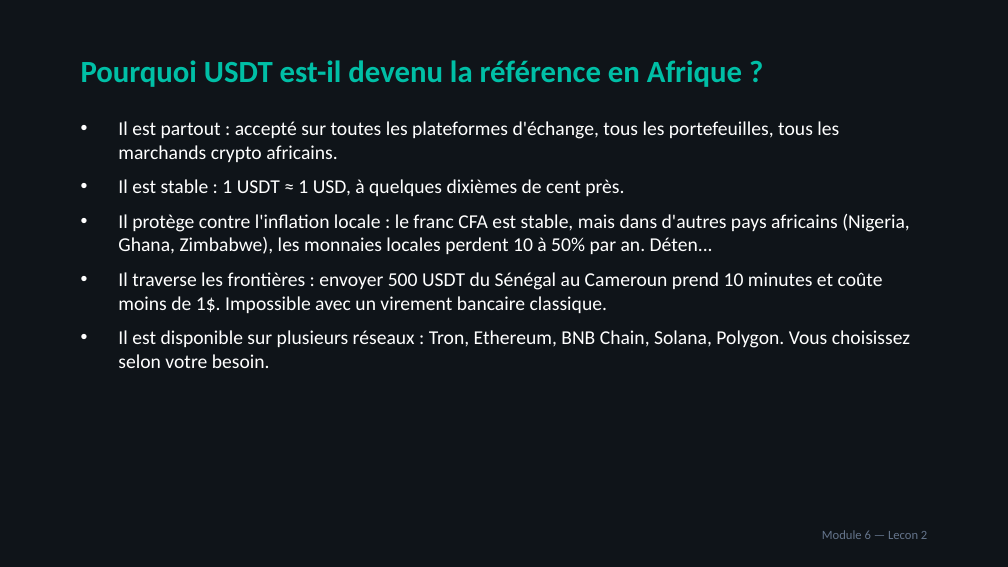
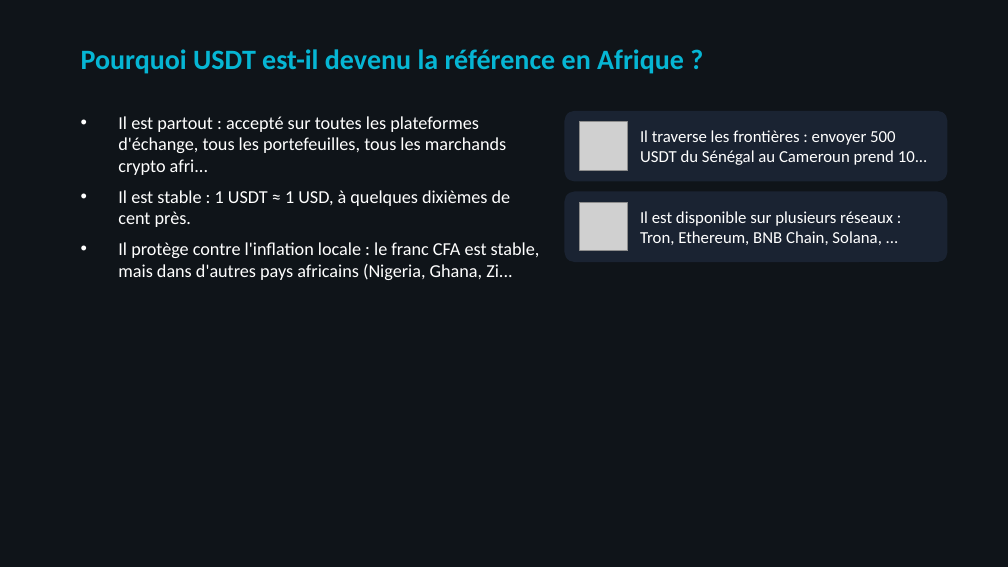
Before and after one commit to ooble27/acheter-tether-avec-terex, a slide deck: slide 11 of public/course-materials/pptx/Module-06-Les-stablecoins-USDT-pourquoi-cest-utile.pptx. Drawn at 1008x567 pixels with LibreOffice and Linux fonts; fonts in the diff are those of the drawing; grey boxes stand for pictures. Boxes give left, top, right and bottom in pixels: in the first picture for what was removed or moved away, otherwise in the second. Text is boxed around its words. In the diff, an @@ line names an element or a change of style, - is before the commit and + after.

```diff
--- a/public/course-materials/pptx/Module-06-Les-stablecoins-USDT-pourquoi-cest-utile.pptx
+++ b/public/course-materials/pptx/Module-06-Les-stablecoins-USDT-pourquoi-cest-utile.pptx
@@ text "Pourquoi USDT est-il devenu la ...": place and size @@
-text "Pourquoi USDT est-il devenu la ..." at [81, 60, 742, 87]
+text "Pourquoi USDT est-il devenu la ..." at [81, 49, 684, 74]
@@ text "Pourquoi USDT est-il devenu la ..." at [81, 49, 684, 74]: size 22 to 20 pt, text colour #00BFA6 to #06B6D4 @@
@@ text at [118, 116, 506, 175]: text changed; size 14 to 13 pt @@
-• Il est partout : accepté sur toutes les plateformes d'échange, tous les portefeuilles, tous les marchands crypto africains.
+• Il est partout : accepté sur toutes les plateformes d'échange, tous les portefeuilles, tous les marchands crypto afri...
@@ rounded rectangle added at [564, 111, 948, 181], fill #1A2332 @@
@@ picture added at [580, 122, 628, 170] @@
@@ text added at [640, 130, 928, 165], 12 pt, text #FFFFFF @@
+Il traverse les frontières : envoyer 500 USDT du Sénégal au Cameroun prend 10...
@@ text at [118, 190, 511, 227]: size 14 to 13 pt in "Il est stable : 1 USDT ≈ ..."; less space between paragraphs @@
@@ rounded rectangle added at [564, 192, 948, 262], fill #1A2332 @@
@@ picture added at [580, 203, 628, 251] @@
@@ text added at [640, 211, 893, 245], 12 pt, text #FFFFFF @@
+Il est disponible sur plusieurs réseaux : Tron, Ethereum, BNB Chain, Solana, ...
@@ text at [118, 242, 540, 280]: text changed; size 14 to 13 pt @@
-• Il protège contre l'inflation locale : le franc CFA est stable, mais dans d'autres pays africains (Nigeria, Ghana, Zimbabwe), les monnaies locales perdent 10 à 50% par an. Déten...
-• Il traverse les frontières : envoyer 500 USDT du Sénégal au Cameroun prend 10 minutes et coûte moins de 1$. Impossible avec un virement bancaire classique.
-• Il est disponible sur plusieurs réseaux : Tron, Ethereum, BNB Chain, Solana, Polygon. Vous choisissez selon votre besoin.
+• Il protège contre l'inflation locale : le franc CFA est stable, mais dans d'autres pays africains (Nigeria, Ghana, Zi...
@@ text removed at [822, 530, 927, 539] @@
-Module 6 — Lecon 2
```
Also in this commit, not shown: 25 other slides changed, 23 other files.
